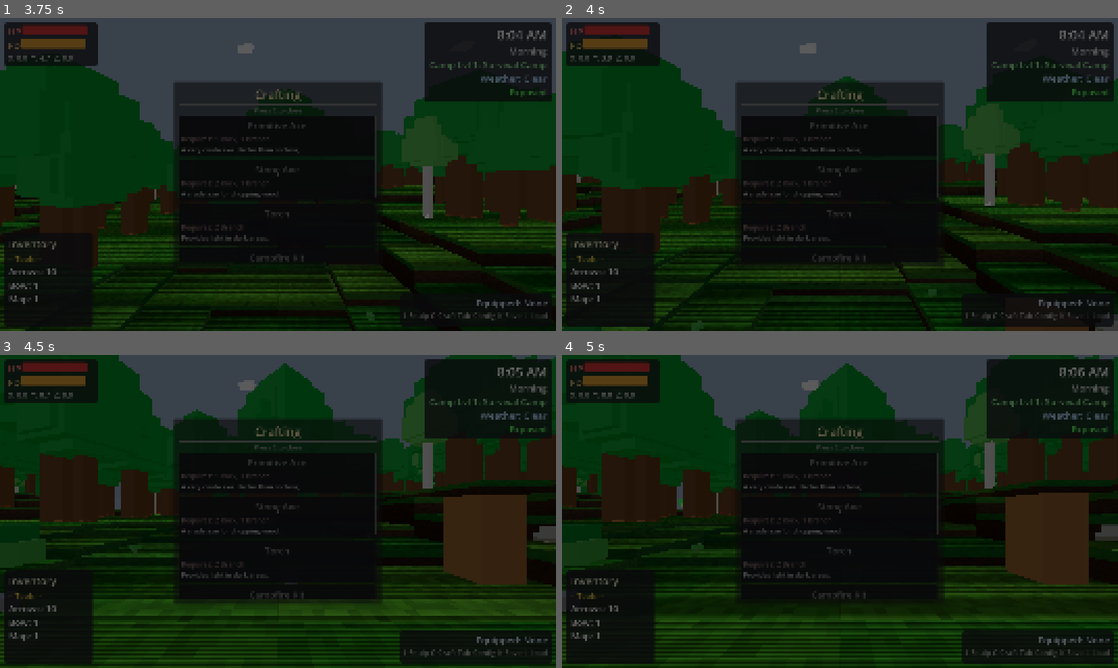
Above: before the commit, frames 1-4 (two rows, left to right).
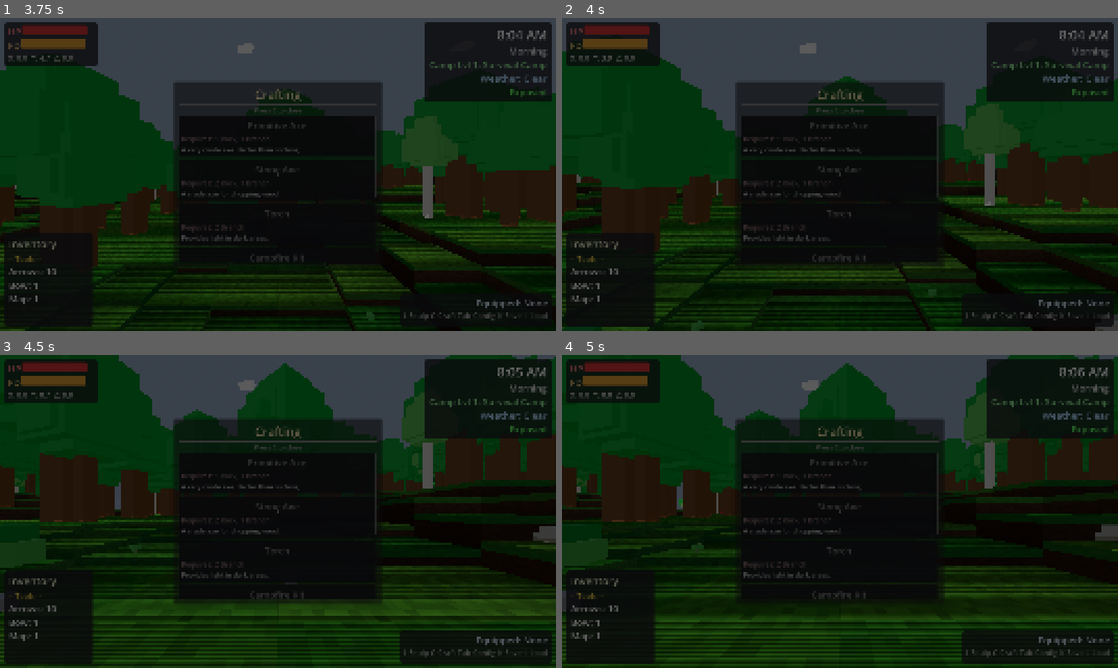
Above: after the commit, the same moments.

Repository: adchamberlain/into-the-wild
Game: Godot game, scene res://scenes/main.tscn
Two runs of this game, one before a commit and one after it. Both use one fixed random seed, a clock stepped at 60 frames per second and the inputs below.
Inputs (mouse positions are in pixels of both pictures, inside the frame that each line leads up to):
- Up to frame 1 (3.75 s): tap Enter at 0.5, 2 s; move the mouse to (305, 174) at 0.52 s; hold F (eat) 0.53-1.28 s; hold W (move_forward) 0.53-3.53 s; click (305, 174) at 0.67 s; tap Space (jump) at 0.77, 1.07, 1.25, 1.52, 1.82, 3.02, 3.32 s; move the mouse to (250, 174) at 1.27 s; tap E (interact) at 1.35 s; move the mouse to (289, 168) at 2.02 s; hold M (move_structure) 2.03-2.78 s; move the mouse to (272, 180) at 2.77 s; tap C (open_crafting) at 2.85 s; click (272, 180) at 2.92 s; move the mouse to (444, 221) at 3.52 s; hold A (move_left) from 3.53 s (still down); hold Shift (sprint) from 3.53 s (still down)
- Up to frame 2 (4 s): keep holding A (move_left); keep holding Shift (sprint); tap Space (jump) at 3.77 s
- Up to frame 3 (4.5 s): tap Space (jump) at 4.07 s; release A (move_left) at 4.25 s; release Shift (sprint) at 4.25 s; drag from (111, 464) to (194, 433) at 4.27 s
- Up to frame 4 (5 s): no input

Frame 1 is identical in both runs. In frame 2, 0.2% of the frame differs, in the area x 79-95%, y 98-100%; in frame 3, 4.1%; in frame 4, 4.2%, in the area x 79-95%, y 44-74%.

Commit message:
Remove legacy marker rocks from spawn point
Remove the three placeholder brown boxes (Rock1/Rock2/Rock3) that were
part of early development. No longer needed with proper terrain scatter.

Co-Authored-By: Claude Opus 4.6 <noreply@anthropic.com>

Diff:
--- a/scenes/main.tscn
+++ b/scenes/main.tscn
@@ -31,15 +31,6 @@
 ambient_light_source = 2
 ambient_light_color = Color(1, 1, 1, 1)
 ambient_light_energy = 0.5
-
-[sub_resource type="BoxShape3D" id="BoxShape3D_marker_collision"]
-size = Vector3(1, 2, 1)
-
-[sub_resource type="BoxMesh" id="BoxMesh_marker"]
-size = Vector3(1, 2, 1)
-
-[sub_resource type="StandardMaterial3D" id="StandardMaterial3D_marker"]
-albedo_color = Color(0.6, 0.4, 0.2, 1)
 
 [sub_resource type="BoxShape3D" id="BoxShape3D_branch"]
 size = Vector3(0.6, 0.2, 0.2)
@@ -95,38 +86,6 @@
 
 [node name="WeatherParticles" parent="Player/Camera3D"]
 weather_manager_path = NodePath("../../../WeatherManager")
-
-[node name="Markers" type="Node3D" parent="."]
-
-[node name="Rock1" type="StaticBody3D" parent="Markers"]
-transform = Transform3D(1, 0, 0, 0, 1, 0, 0, 0, 1, 5, 1, -5)
-
-[node name="CollisionShape3D" type="CollisionShape3D" parent="Markers/Rock1"]
-shape = SubResource("BoxShape3D_marker_collision")
-
-[node name="MeshInstance3D" type="MeshInstance3D" parent="Markers/Rock1"]
-mesh = SubResource("BoxMesh_marker")
-material_override = SubResource("StandardMaterial3D_marker")
-
-[node name="Rock2" type="StaticBody3D" parent="Markers"]
-transform = Transform3D(1, 0, 0, 0, 1, 0, 0, 0, 1, -8, 1, 3)
-
-[node name="CollisionShape3D" type="CollisionShape3D" parent="Markers/Rock2"]
-shape = SubResource("BoxShape3D_marker_collision")
-
-[node name="MeshInstance3D" type="MeshInstance3D" parent="Markers/Rock2"]
-mesh = SubResource("BoxMesh_marker")
-material_override = SubResource("StandardMaterial3D_marker")
-
-[node name="Rock3" type="StaticBody3D" parent="Markers"]
-transform = Transform3D(1, 0, 0, 0, 1, 0, 0, 0, 1, 3, 1, 10)
-
-[node name="CollisionShape3D" type="CollisionShape3D" parent="Markers/Rock3"]
-shape = SubResource("BoxShape3D_marker_collision")
-
-[node name="MeshInstance3D" type="MeshInstance3D" parent="Markers/Rock3"]
-mesh = SubResource("BoxMesh_marker")
-material_override = SubResource("StandardMaterial3D_marker")
 
 [node name="Resources" type="Node3D" parent="."]
 
Not shown: 1 places in scenes/main.tscn that only renumber resources
